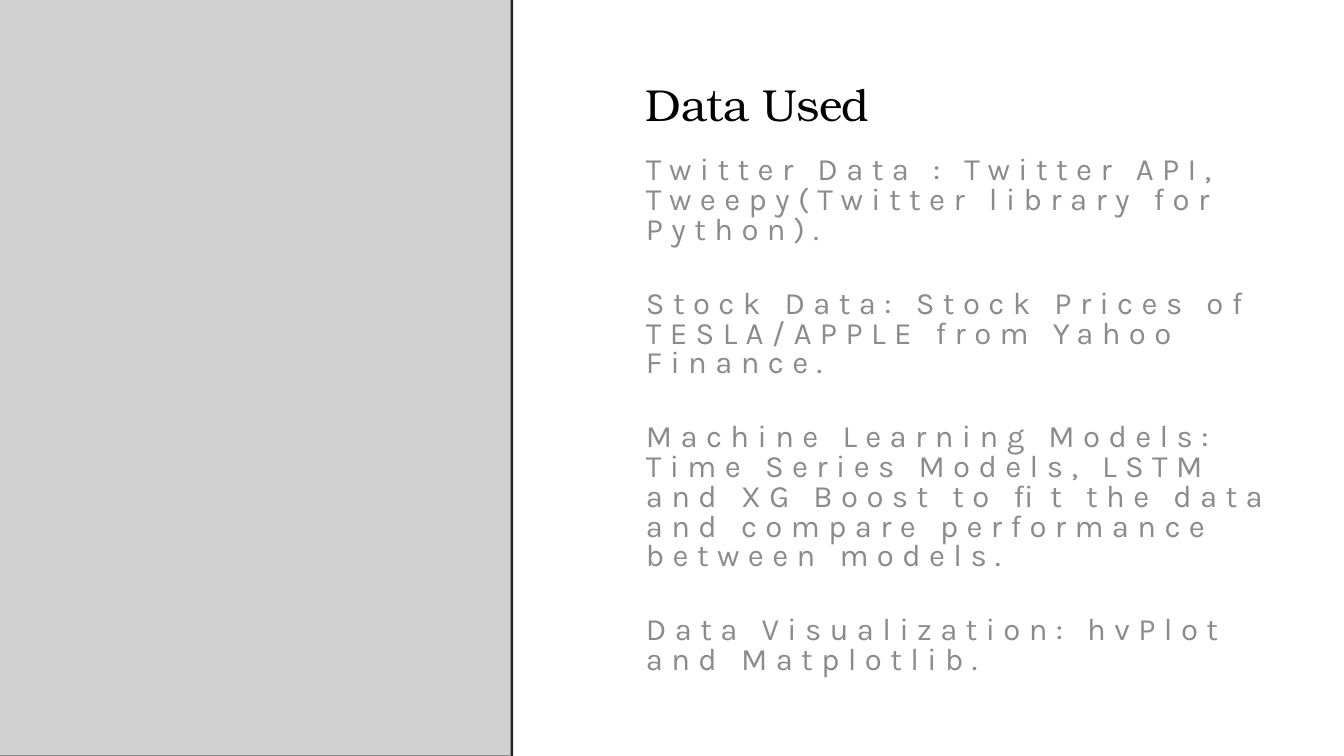
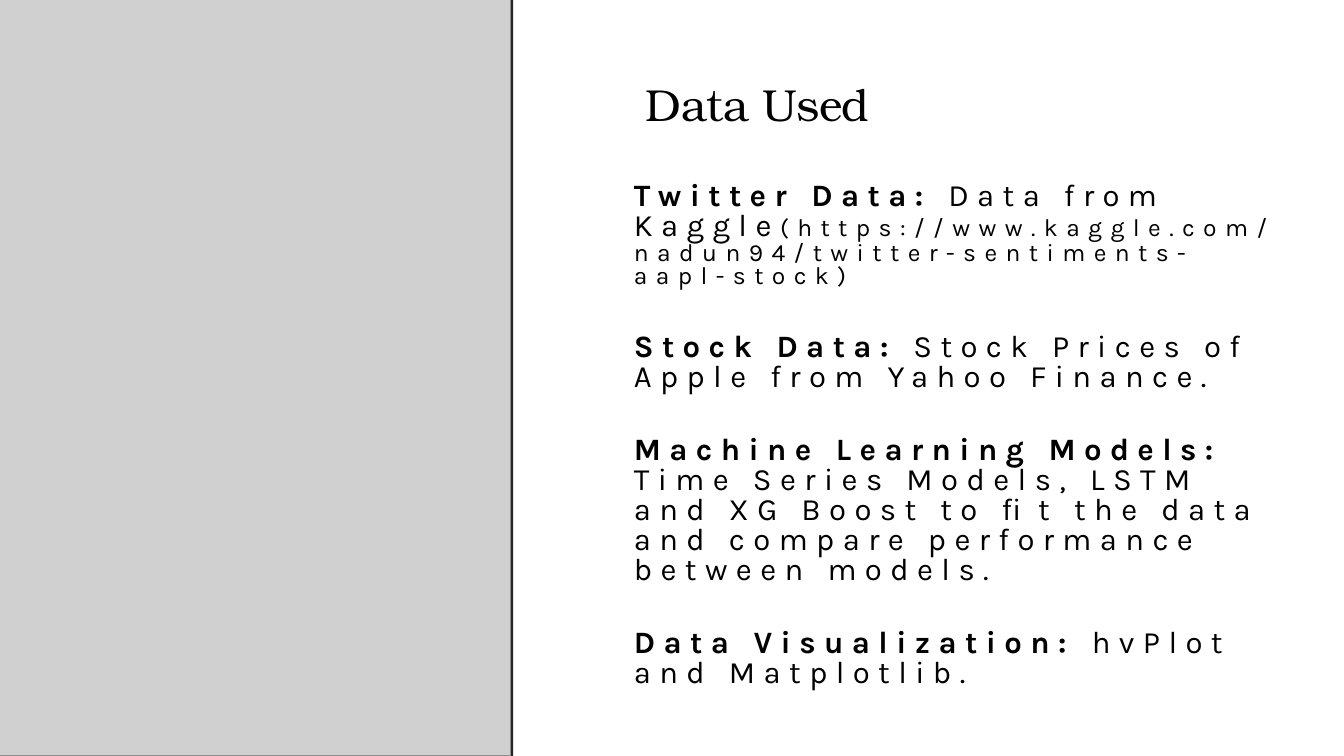
Before and after one commit to you915/Sentiment-Analysis-of-Twitter-Data-for-predicting-Apple-stock-price, a slide deck: slide 4 of Project 2 - Group 4.pptx. Drawn at 1344x756 pixels with LibreOffice and Linux fonts; fonts in the diff are those of the drawing; grey boxes stand for pictures. Boxes give left, top, right and bottom in pixels: in the first picture for what was removed or moved away, otherwise in the second. Text is boxed around its words. In the diff, an @@ line names an element or a change of style, - is before the commit and + after.

```diff
--- a/Project 2 - Group 4.pptx
+++ b/Project 2 - Group 4.pptx
@@ text "Twitter Data: Data from Kaggle(https://www.kaggle.com/nadun9 ..." moved from (x1=646, y1=159, x2=1242, y2=677) to (x1=634, y1=184, x2=1267, y2=691) @@
@@ text at (x1=634, y1=184, x2=1267, y2=394): text changed; text colour #8C8C8C to #000000 @@
-Twitter Data : Twitter API, Tweepy(Twitter library for Python).
-Stock Data: Stock Prices of TESLA/APPLE from Yahoo Finance.
+Twitter Data: Data from Kaggle(https://www.kaggle.com/nadun94/twitter-sentiments-aapl-stock)
+Stock Data: Stock Prices of Apple from Yahoo Finance.
@@ text at (x1=634, y1=438, x2=1223, y2=691): text colour #8C8C8C to #000000 in "Machine Learning Models: Time Series Models, LSTM ...", "Data Visualization: hvPlot and Matplotlib."; bold on in "Machine Learning Models:", "Data Visualization:" @@
```
Also in this commit, not shown: 6 other slides changed, 1 slide removed.
